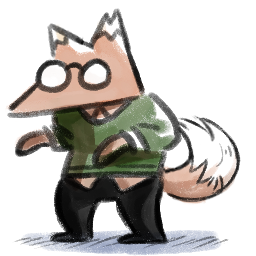
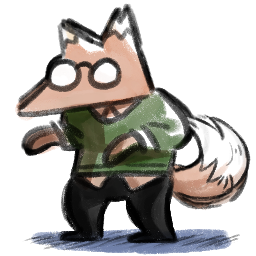
Layered file, before and after one edit (w=256, h=256). Changes by layer:
painted on "Set4" over <box>5,7,251,256</box>
showed "Set3", painted on it over <box>5,3,249,256</box>
showed "Set2", painted on it over <box>5,3,249,256</box>
showed "Set1", painted on it over <box>5,7,248,256</box>
